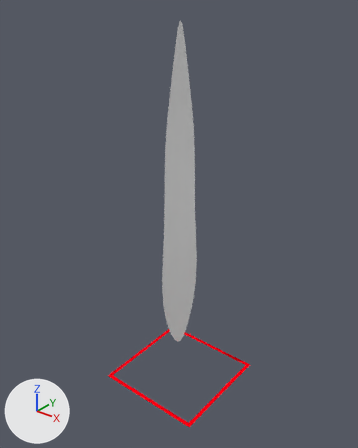
The Blender file rct2/scenery/GiantGardenTheming/ggrs1_Giant-Grass/ggrs1_V001.blend, before and after one commit.
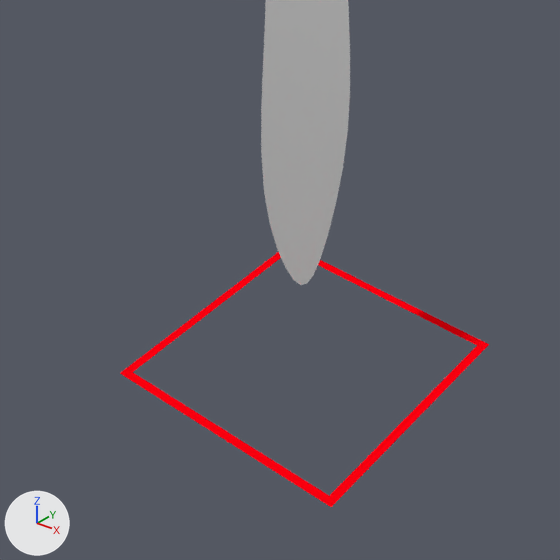
Old and new are each drawn whole from a camera (50 mm lens) standing at (9.43, -11.85, 13.74) and looking at (-0.03, -0.02, 6.4) and again close up on the part from 17% to 78% of the width and 52% to 100% of the height. Arrows for +X, +Y and +Z are at lower left; the lights stay in place.
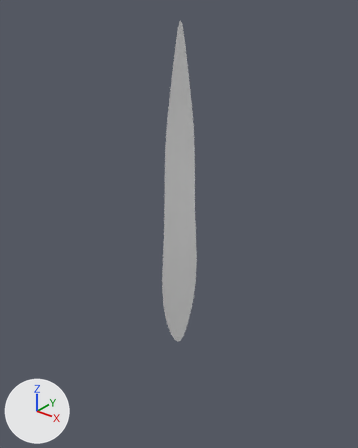
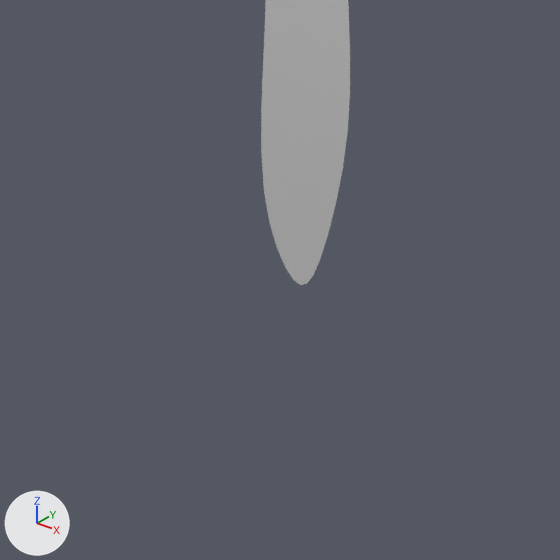
Location of each change, [x1, y1, x2, y2] in pixels of the close-ups (560 x 560 px):
'Plane.001', hidden (red)
    before: [120, 252, 489, 507]

The change, as a list of edits to the scene's bpy script:
```text
Change ob_plane_001:
    ob_plane_001.scale: (1.0, 1.0, 1.0) -> (0.5, 0.5, 1.0)
    add ob_plane_001.hide_render = True
```
